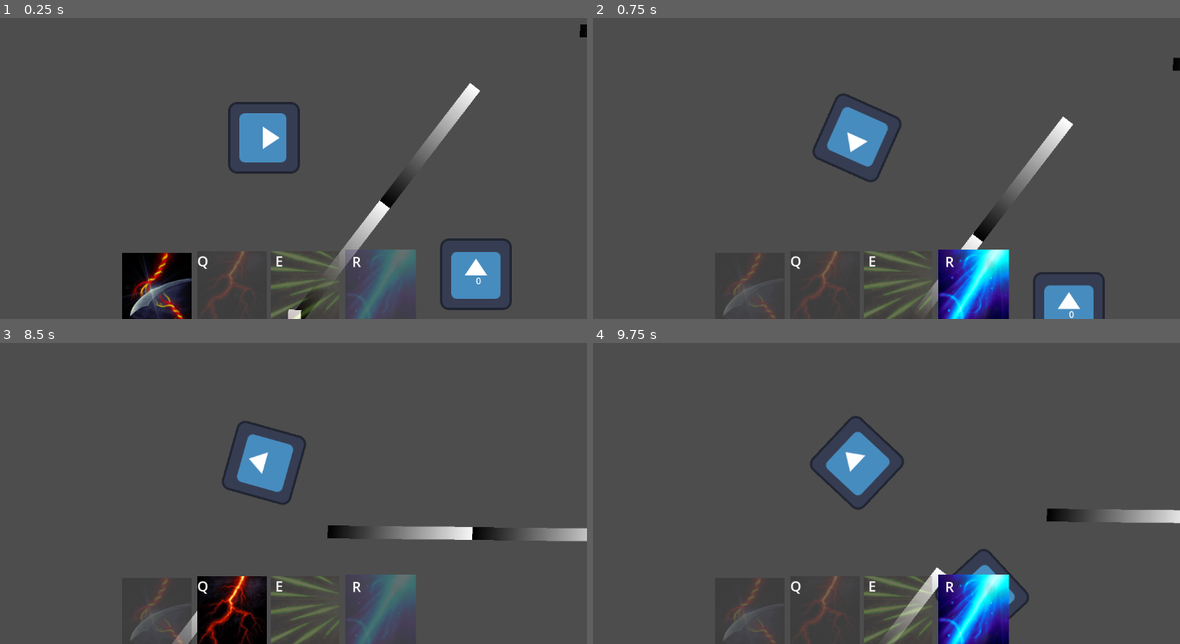
Above: before the commit, frames 1-4 (two rows, left to right).
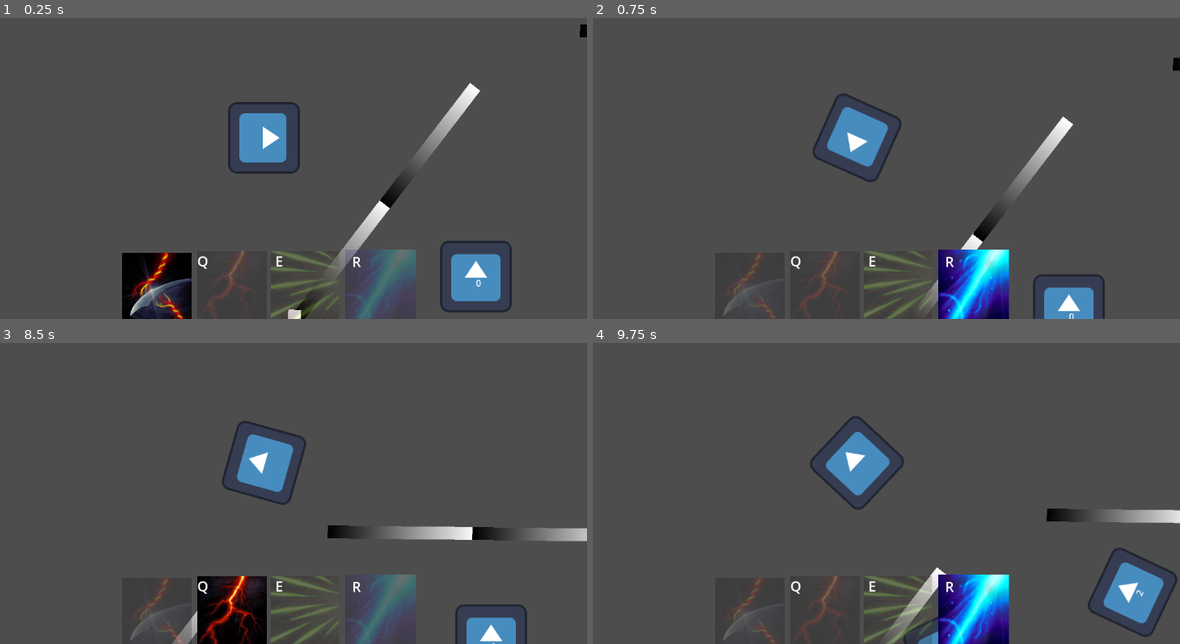
Above: after the commit, the same moments.

Repository: EamonnMR/chrome-crusher
Game: Godot game, scene res://Main.tscn
The game is run twice, just before and just after one commit, with the same random seed, the same clock (stepped at 60 frames per second) and the same inputs. The engine's default icon, where the game draws it, is replaced by a stand-in: a white triangle on a blue panel in a dark square.
Inputs (mouse positions are in pixels of both pictures, inside the frame that each line leads up to):
- Up to frame 1 (0.25 s): no input
- Up to frame 2 (0.75 s): tap Enter at 0.5 s; move the mouse to (821, 210) at 0.52 s; hold W from 0.53 s (still down); hold R from 0.53 s (still down)
- Up to frame 3 (8.5 s): move the mouse to (457, 517) at 1.27 s; release R at 1.28 s; right-click (457, 517) at 1.35 s; tap R at 1.55, 2.3, 2.85, 3.8, 4.55, 6.05, 6.8, 7.35, 8.3 s; move the mouse to (70, 409) at 2.02 s; release W at 2.03 s; press the mouse at (70, 409) at 2.03 s; hold A 2.03-3.53 s; move the mouse to (293, 463) at 2.77 s; release the mouse at (293, 463) at 2.78 s; tap Space at 3.5, 6.5 s; move the mouse to (164, 373) at 3.52 s; hold S 3.53-4.28 s; hold Q 3.53-4.28 s; tap Enter at 4.25 s; move the mouse to (405, 445) at 4.27 s; hold D 4.28-5.03 s; tap E at 4.35 s; move the mouse to (135, 481) at 5.02 s; hold W 5.03-5.78 s; hold R 5.03-5.78 s; move the mouse to (328, 382) at 5.77 s; hold D 5.78-8.03 s; right-click (328, 382) at 5.85 s; move the mouse to (228, 535) at 6.52 s; press the mouse at (228, 535) at 6.53 s; move the mouse to (457, 517) at 7.27 s; release the mouse at (457, 517) at 7.28 s; move the mouse to (70, 409) at 8.02 s; hold S from 8.03 s (still down); hold Q from 8.03 s (still down)
- Up to frame 4 (9.75 s): move the mouse to (886, 463) at 8.77 s; release S at 8.78 s; release Q at 8.78 s; hold A 8.78-9.53 s; tap E at 8.85 s; tap R at 9.05 s; move the mouse to (757, 373) at 9.52 s; hold W from 9.53 s (still down); hold R from 9.53 s (still down)

The runs differ from the first frame. In frame 1, 0.6% of the frame differs, in the area x 74-88%, y 73-98%; in frame 2, 0.3%; in frame 3, 0.9%; in frame 4, 2.2%, in the area x 52-100%, y 68-100%.

Commit message:
More timers to add tunable difficulty

Diff:
--- a/Foe.gd
+++ b/Foe.gd
@@ -11,7 +11,7 @@
 	#PATROL,
 	IDLE,
 	#MOVING_TO_LAST_KNOWN_POSITION,
-	#SPOT_DELAY,
+	SPOT_DELAY,
 	#SHOOTING,
 	RUSHING,
 	ATTACK_DELAY,
@@ -39,7 +39,8 @@
 func _check_visible_player() -> void:
 	for possible_target in players_in_detect_radius:
 		if _has_los(possible_target):
-			_change_state_rush(possible_target)
+			target = possible_target
+			_change_state_spot_delay()
 
 func _has_los(los_target) -> bool:
 	var space_state = get_world_2d().direct_space_state
@@ -71,8 +72,7 @@
 	target = null
 	state = STATE.IDLE
 
-func _change_state_rush(new_target) -> void:
-	target = new_target
+func _change_state_rush() -> void:
 	state = STATE.RUSHING
 
 func damage(color):
@@ -97,6 +97,10 @@
 	state = STATE.ATTACK_DELAY
 	$AttackDelayTimer.start()
 
+func _change_state_spot_delay():
+	state = STATE.SPOT_DELAY
+	$SpotDelayTimer.start()
+
 func _change_state_attacking():
 	state = STATE.ATTACKING
 	$AttackRepositionTimer.start()
@@ -105,12 +109,16 @@
 	if object == target:
 		match state:
 			STATE.ATTACK_DELAY:
-				_change_state_rush(target)
+				_change_state_rush()
 			STATE.ATTACKING:
-				_change_state_rush(target)
+				_change_state_rush()
 
 
 func _on_attack_reposition_timer_timeout():
 	match state:
 		STATE.ATTACKING:
-			_change_state_rush(target)
+			_change_state_rush()
+
+
+func _on_spot_delay_timer_timeout():
+	_change_state_rush()
--- a/Main.tscn
+++ b/Main.tscn
@@ -29,8 +29,17 @@
 rotation = 0.0106161
 
 [node name="Foe" parent="." instance=ExtResource("4_00mtn")]
-position = Vector2(378, 244)
+position = Vector2(378, 248)
 
 [node name="Wall5" parent="." instance=ExtResource("5_hnlxj")]
 position = Vector2(53, 440)
 rotation = -1.55536
+
+[node name="Foe2" parent="." instance=ExtResource("4_00mtn")]
+position = Vector2(855, 2)
+
+[node name="Foe3" parent="." instance=ExtResource("4_00mtn")]
+position = Vector2(341, 900)
+
+[node name="Foe4" parent="." instance=ExtResource("4_00mtn")]
+position = Vector2(1538, 17)
--- a/entities/foe.tscn
+++ b/entities/foe.tscn
@@ -31,6 +31,7 @@
 shape = SubResource("CircleShape2D_r4bqt")
 
 [node name="AttackDelayTimer" type="Timer" parent="."]
+wait_time = 0.2
 one_shot = true
 
 [node name="AttackRepositionTimer" type="Timer" parent="."]
@@ -40,9 +41,13 @@
 offset_right = 40.0
 offset_bottom = 23.0
 
+[node name="SpotDelayTimer" type="Timer" parent="."]
+wait_time = 0.5
+
 [connection signal="object_exited_threat_range" from="MeleeWeapon" to="." method="_on_melee_weapon_object_exited_threat_range"]
 [connection signal="object_in_threat_range" from="MeleeWeapon" to="." method="_on_melee_weapon_object_in_threat_range"]
 [connection signal="body_entered" from="DetectArea" to="." method="_on_detect_area_body_entered"]
 [connection signal="body_exited" from="DetectArea" to="." method="_on_detect_area_body_exited"]
 [connection signal="timeout" from="AttackDelayTimer" to="." method="_change_state_attacking"]
 [connection signal="timeout" from="AttackRepositionTimer" to="." method="_on_attack_reposition_timer_timeout"]
+[connection signal="timeout" from="SpotDelayTimer" to="." method="_on_spot_delay_timer_timeout"]
